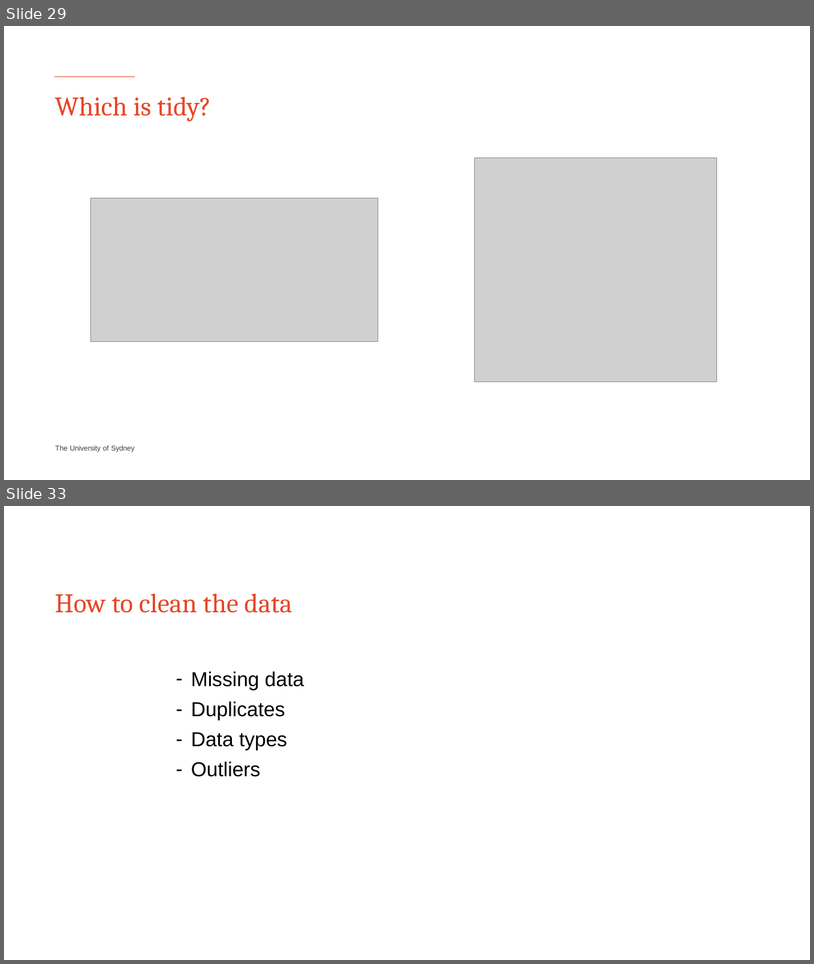
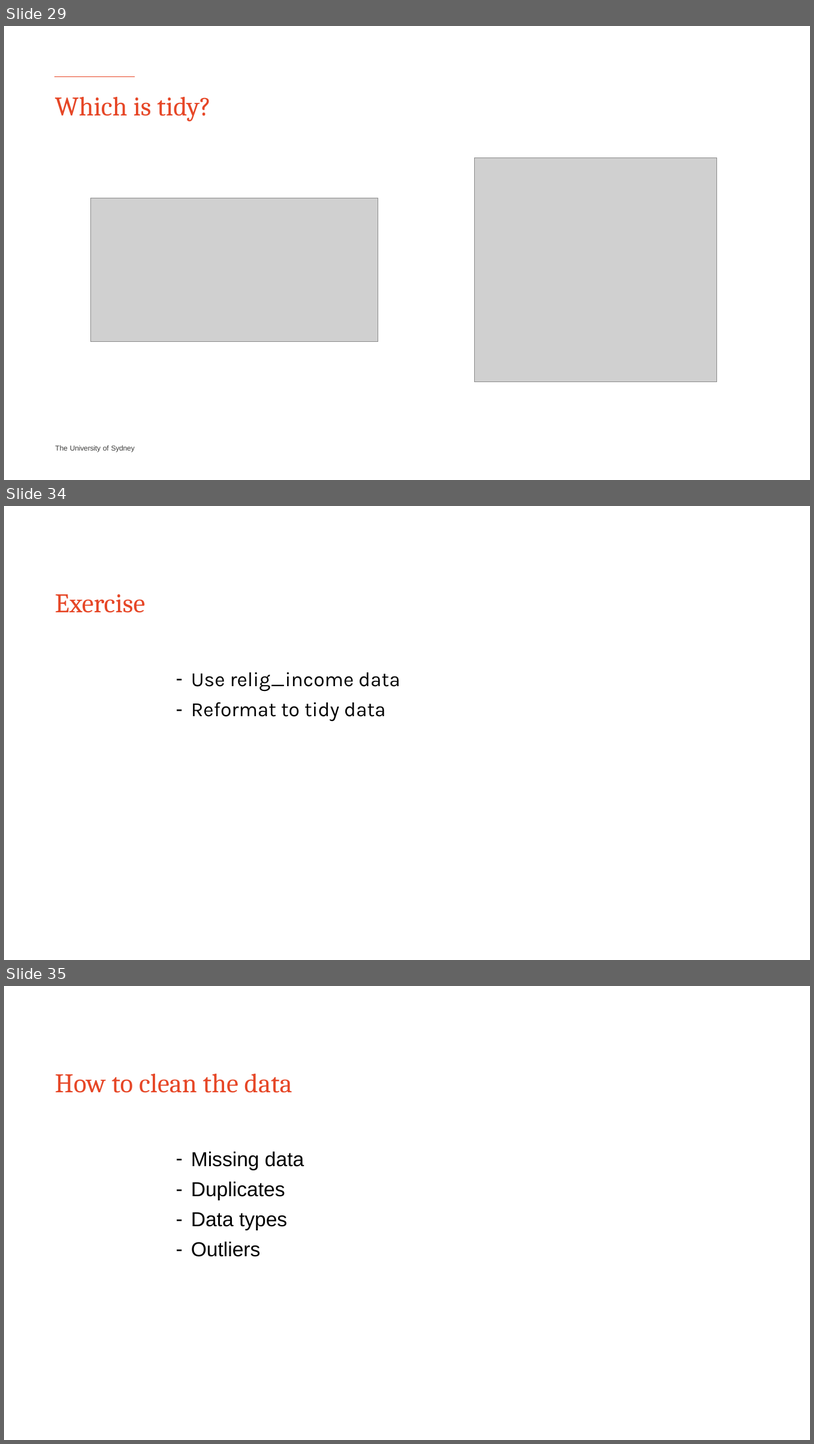
Before and after one commit to Sydney-Informatics-Hub/EDAinR, a slide deck: eda_r.pptx. Shown one above the other, each under a label of ours: slides 29 and 33 before the commit, slides 29, 34 and 35 after it; the slides between them are not shown. The pictures are 814x964 and 814x1444 pixels, drawn with LibreOffice and Linux fonts; fonts in the diff are those of the drawing; grey boxes stand for pictures. Boxes give left, top, right and bottom in pixels: in the first picture for what was removed or moved away, otherwise in the second. Text is boxed around its words. In the diff, an @@ line names an element or a change of style, - is before the commit and + after.

Commit message:
asks students to pivot with relig income data

```diff
--- a/eda_r.pptx
+++ b/eda_r.pptx
@@ slide 34 added at <box>4,506,810,960</box>, background #FFFFFF @@
@@ title added at <box>55,594,145,613</box>, 32 pt, text #E64626 @@
+Exercise
@@ text added at <box>191,672,401,721</box>, 24 pt, text #000000 @@
+– Use relig_income data
+– Reformat to tidy data
@@ what was slide 33 is now slide 35 @@
```
Also in this commit, not shown: 3 slides changed, 1 other slide added, 1 other file.
